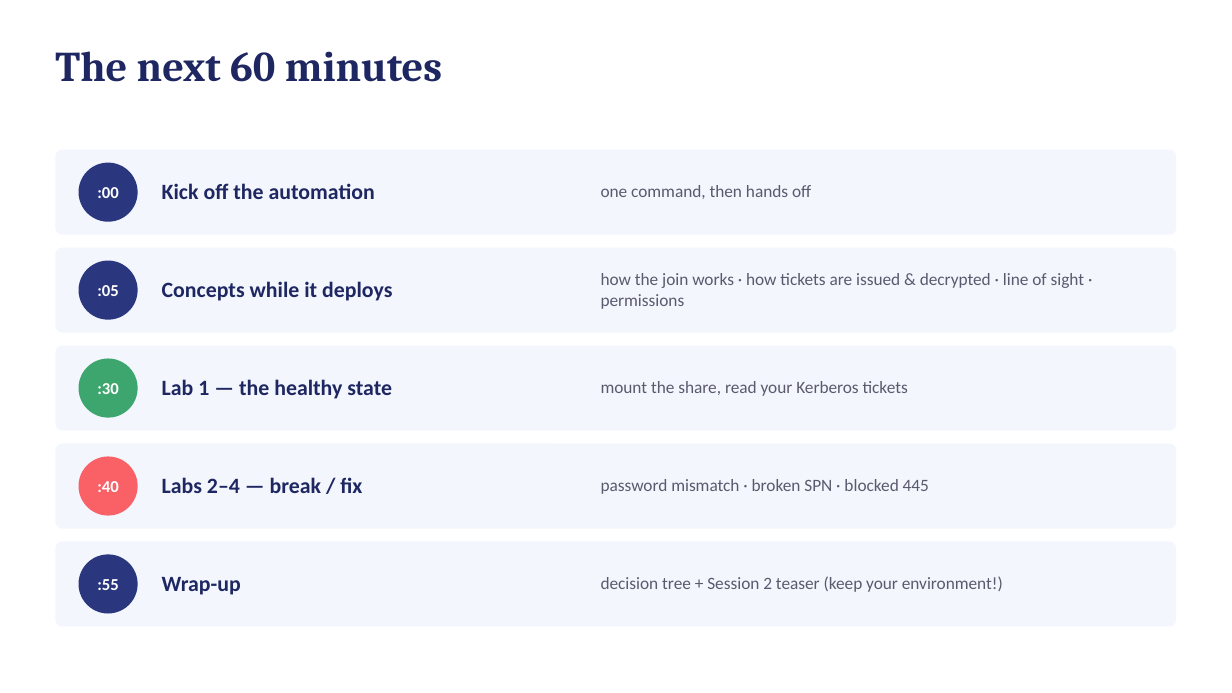
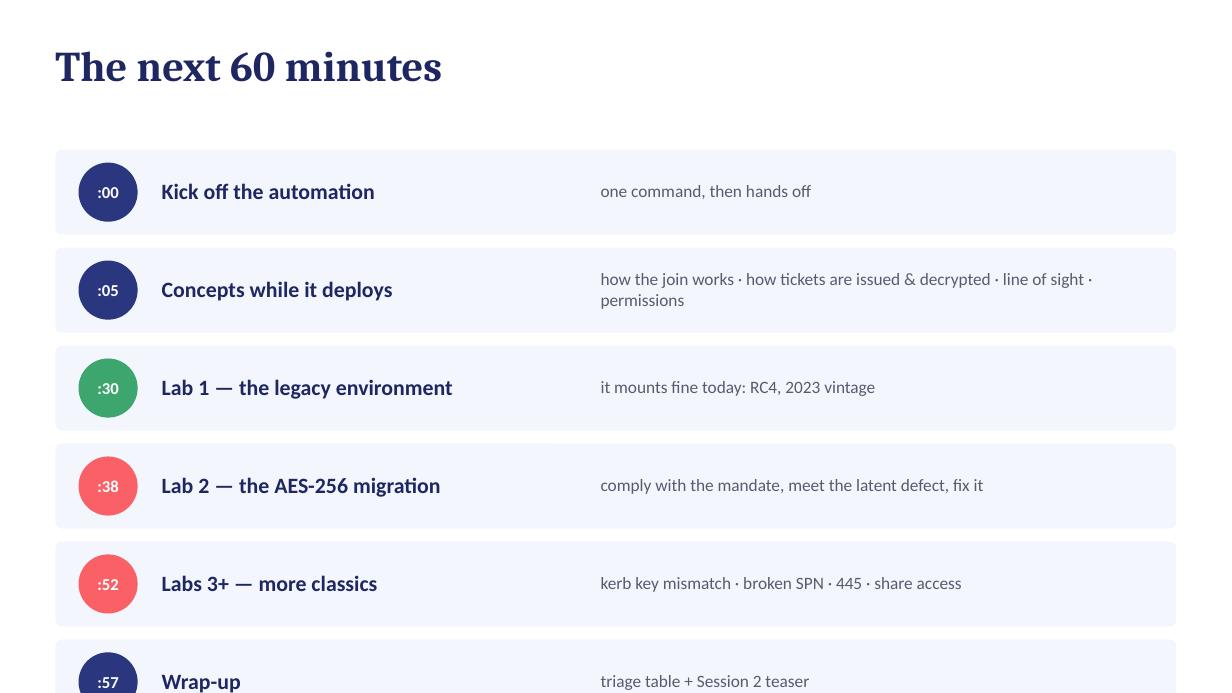
Before and after one commit to kmin1223/azfiles-lab, a slide deck: slide 3 of session1-adds-deck.pptx. Drawn at 1232x693 pixels with LibreOffice and Linux fonts; fonts in the diff are those of the drawing. Boxes give left, top, right and bottom in pixels: in the first picture for what was removed or moved away, otherwise in the second. Text is boxed around its words. In the diff, an @@ line names an element or a change of style, - is before the commit and + after.

```diff
--- a/session1-adds-deck.pptx
+++ b/session1-adds-deck.pptx
@@ text at [162,379,453,399]: text changed @@
-Lab 1 — the healthy state
+Lab 1 — the legacy environment
@@ text at [601,381,875,396]: text changed @@
-mount the share, read your Kerberos tickets
+it mounts fine today: RC4, 2023 vintage
@@ text at [162,477,441,497]: text changed @@
-Labs 2–4 — break / fix
+Lab 2 — the AES-256 migration
@@ text at [601,479,984,494]: text changed @@
-password mismatch · broken SPN · blocked 445
+comply with the mandate, meet the latent defect, fix it
@@ text in ellipse at [97,480,118,492]: text changed @@
-:40
+:38
@@ ellipse ":52" at [79,555,138,614]: fill #2A367E to #F96167 @@
@@ text in ellipse at [97,579,118,590]: text changed @@
-:55
+:52
@@ text added at [162,575,377,591], 17 pt, text #1E2761, bold @@
+Labs 3+ — more classics
@@ text at [601,577,962,592]: text changed @@
-decision tree + Session 2 teaser (keep your environment!)
+kerb key mismatch · broken SPN · 445 · share access
@@ rounded rectangle added at [55,640,1177,693], fill #F3F6FD @@
@@ ellipse added at [79,653,138,693], fill #2A367E, 13 pt, text #FFFFFF, bold @@
+:57
@@ text "Wrap-up": place and size @@
-text "Wrap-up" at [162,577,241,595]
+text "Wrap-up" at [162,675,241,693]
@@ text added at [601,675,809,690], 13.5 pt, text #5A5A6E @@
+triage table + Session 2 teaser
```
Also in this commit, not shown: 8 other slides changed, 6 slides added, 3 slides removed, 16 other files.
